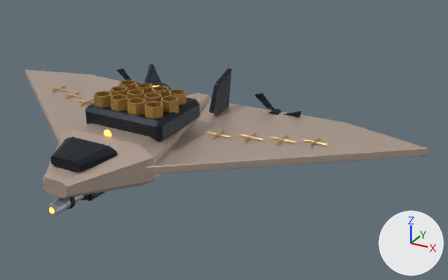
A saved change to the Blender file out/mech_reference/t09/t09.blend.
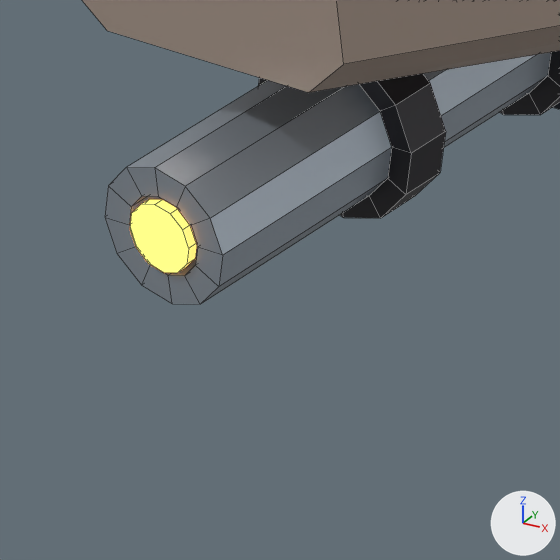
The first picture shows the older version from a 50 mm lens placed at (5.57, -7.32, 5.25), pointed at (1.3, 0.45, 1.37). The close-ups show the older and then the newer version on the part from 8% to 19% of the width and 68% to 85% of the height of that picture. Only the edits that show in the close-ups are written down. The axes (+X, +Y, +Z) are drawn at lower right. The lights are the same throughout. The close-ups show mesh edges as thin lines.

Objects in the first close-up: 'Faceted aerodynamic fuselage', 'Light muzzle emission', 'Light weapon open bore', 'Weapon cooling collar', 'Weapon cooling collar.001'.
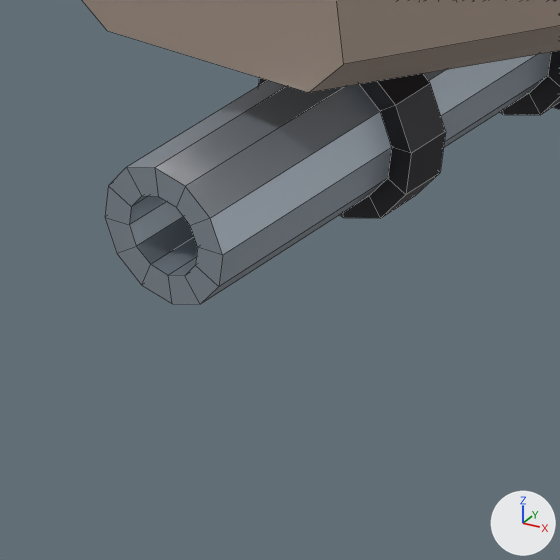
Where the change shows, as pixel boxes [x1, y1, x2, y2] in the close-ups (560 x 560 px):
'Light muzzle emission', deleted
    before: [130, 199, 197, 273]

What the commit changed:
Object 'Light muzzle emission' (ob_light_muzzle_emission) is deleted.
